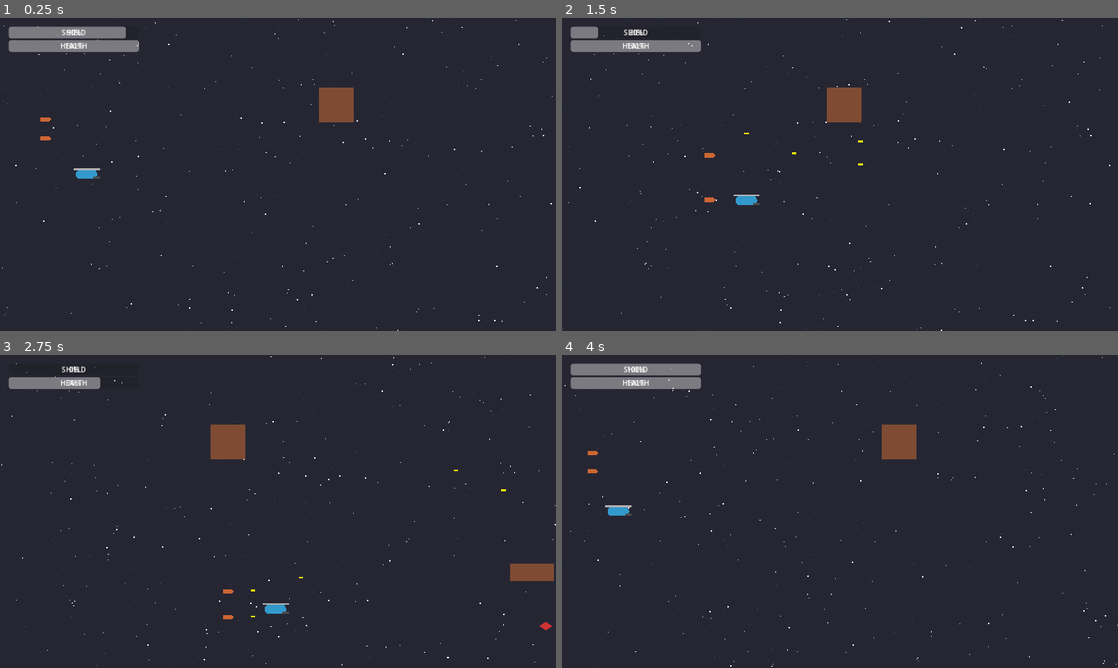
Above: before the commit, frames 1-4 (two rows, left to right).
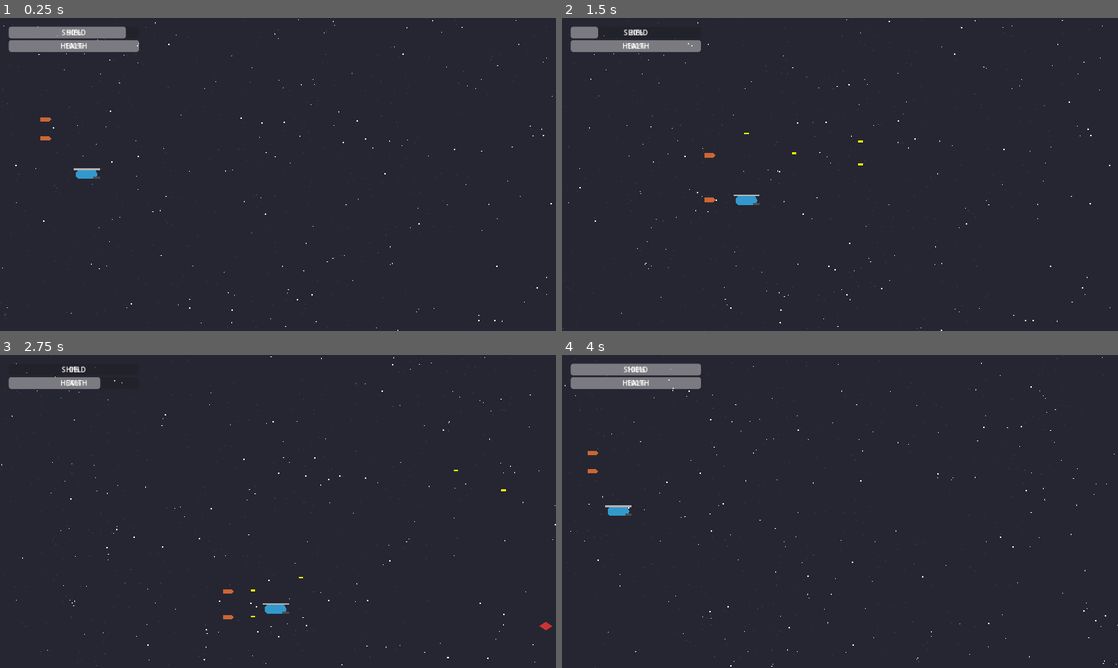
Above: after the commit, the same moments.

Repository: Colbertcn/g1-godot
Game: Godot game, scene res://scenes/main.tscn
Same seed, same stepped clock (60 frames per second), same inputs: the game is played once before the commit and once after it.
Inputs:
- Up to frame 1 (0.25 s): no input
- Up to frame 2 (1.5 s): tap Enter (ui_accept) at 0.5, 0.77 s; hold Right (ui_right) 0.53-1.28 s; hold Q (switch_weapon_mode) 0.53-1.28 s; tap E (switch_wingman_mode) at 0.8, 1.35 s; hold Down (ui_down) from 1.28 s (still down)
- Up to frame 3 (2.75 s): tap Enter (ui_accept) at 1.52 s; tap F (toggle_fire) at 1.55 s; release Down (ui_down) at 2.03 s; hold Right (ui_right) from 2.03 s (still down); hold F (toggle_fire) from 2.03 s (still down); tap Q (switch_weapon_mode) at 2.3 s
- Up to frame 4 (4 s): release Right (ui_right) at 2.78 s; release F (toggle_fire) at 2.78 s; hold Up (ui_up) 2.78-3.53 s; tap Q (switch_weapon_mode) at 2.85 s; tap Enter (ui_accept) at 3.02, 3.77 s; tap E (switch_wingman_mode) at 3.05 s; hold Left (ui_left) from 3.53 s (still down); hold E (switch_wingman_mode) from 3.53 s (still down); tap F (toggle_fire) at 3.8 s

The runs differ from the first frame. In frame 1, 0.7% of the frame differs, in the area x 57-64%, y 22-34%; in frame 2, 0.7%; in frame 3, 1.1%, in the area x 37-100%, y 22-73%; in frame 4, 0.7%.

Commit message:
同步主分支并实现核心游戏原型
- 切换并同步本地代码至 origin/main 分支。
- 重新实现 8 方向玩家移动、生命/护盾系统。
- 实现横向自动滚动关卡管理和视野限制。
- 实现敌人基础系统、Scout 侦察机及生成器。
- 实现经验值掉落、吸附及等级提升/升级菜单。
- 实现僚机系统及阵型切换逻辑。
- 添加 Stage 1 工业区阴雨氛围（粒子效果）。
- 清理 VSCode 配置并规范化文档命名。

Co-authored-by: Colbertcn <37299510+Colbertcn@users.noreply.github.com>

Diff:
--- /dev/null
+++ b/icon.svg
@@ -0,0 +1 @@
+<svg xmlns="http://www.w3.org/2000/svg" width="128" height="128"><rect width="124" height="124" x="2" y="2" fill="#363d52" stroke="#212532" stroke-width="4" rx="14"/><g fill="#fff" transform="translate(12.322 12.322)scale(.101)"><path d="M105 673v33q407 354 814 0v-33z"/><path fill="#478cbf" d="m105 673 152 14q12 1 15 14l4 67 132 10 8-61q2-11 15-15h162q13 4 15 15l8 61 132-10 4-67q3-13 15-14l152-14V427q30-39 56-81-35-59-83-108-43 20-82 47-40-37-88-64 7-51 8-102-59-28-123-42-26 43-46 89-49-7-98 0-20-46-46-89-64 14-123 42 1 51 8 102-48 27-88 64-39-27-82-47-48 49-83 108 26 42 56 81zm0 33v39c0 276 813 276 814 0v-39l-134 12-5 69q-2 10-14 13l-162 11q-12 0-16-11l-10-65H446l-10 65q-4 11-16 11l-162-11q-12-3-14-13l-5-69z"/><path d="M483 600c0 34 58 34 58 0v-86c0-34-58-34-58 0z"/><circle cx="725" cy="526" r="90"/><circle cx="299" cy="526" r="90"/></g><g fill="#414042" transform="translate(12.322 12.322)scale(.101)"><circle cx="307" cy="532" r="60"/><circle cx="717" cy="532" r="60"/></g></svg>
--- a/project.godot
+++ b/project.godot
@@ -1,3 +1,11 @@
+; Engine configuration file.
+; It's best edited using the editor UI and not directly,
+; since the parameters that go here are not all obvious.
+;
+; Format:
+;   [section] ; section goes between []
+;   param=value ; assign values to parameters
+
 config_version=5
 
 [application]
@@ -5,6 +13,7 @@
 config/name="2D Vehicle Shooter"
 run/main_scene="res://scenes/main.tscn"
 config/features=PackedStringArray("4.0", "Forward Plus")
+config/icon="res://icon.svg"
 
 [display]
 
@@ -56,4 +65,5 @@
 
 [rendering]
 
-renderer/rendering_method="mobile"
+renderer/rendering_method="gl_compatibility"
+renderer/rendering_method.mobile="gl_compatibility"
--- a/scenes/main.tscn
+++ b/scenes/main.tscn
@@ -10,6 +10,8 @@
 script = ExtResource("1_level_manager")
 
 [node name="HUD" parent="." instance=ExtResource("3_hud_scene")]
+
+[node name="UpgradeMenu" parent="." instance=ExtResource("4_upgrade_menu")]
 
 [node name="CanvasLayer" type="CanvasLayer" parent="."]
 layer = -1
@@ -29,8 +31,6 @@
 scale_amount_min = 1.0
 scale_amount_max = 2.0
 color = Color(0.4, 0.5, 0.6, 0.4)
-
-[node name="UpgradeMenu" parent="." instance=ExtResource("4_upgrade_menu")]
 
 [node name="ParallaxBackground" type="ParallaxBackground" parent="."]
 
@@ -70,25 +70,3 @@
 [connection signal="shield_changed" from="Player" to="HUD" method="_on_player_shield_changed"]
 [connection signal="level_up_triggered" from="Player" to="UpgradeMenu" method="show_menu"]
 [connection signal="upgrade_selected" from="UpgradeMenu" to="Player" method="_on_upgrade_selected"]
-
-[node name="Obstacles" type="Node2D" parent="."]
-
-[node name="Obstacle1" type="StaticBody2D" parent="Obstacles"]
-position = Vector2(800, 200)
-
-[node name="Polygon2D" type="Polygon2D" parent="Obstacles/Obstacle1"]
-polygon = PackedVector2Array(-40, -40, 40, -40, 40, 40, -40, 40)
-color = Color(0.5, 0.3, 0.2, 1)
-
-[node name="CollisionPolygon2D" type="CollisionPolygon2D" parent="Obstacles/Obstacle1"]
-polygon = PackedVector2Array(-40, -40, 40, -40, 40, 40, -40, 40)
-
-[node name="Obstacle2" type="StaticBody2D" parent="Obstacles"]
-position = Vector2(1500, 500)
-
-[node name="Polygon2D" type="Polygon2D" parent="Obstacles/Obstacle2"]
-polygon = PackedVector2Array(-50, -20, 50, -20, 50, 20, -50, 20)
-color = Color(0.5, 0.3, 0.2, 1)
-
-[node name="CollisionPolygon2D" type="CollisionPolygon2D" parent="Obstacles/Obstacle2"]
-polygon = PackedVector2Array(-50, -20, 50, -20, 50, 20, -50, 20)
--- a/scripts/enemy.gd
+++ b/scripts/enemy.gd
@@ -11,7 +11,6 @@
 @export var xp_gem_scene: PackedScene = preload("res://scenes/xp_gem.tscn")
 
 func _ready():
-	# Connect signal for collision with player if needed
 	area_entered.connect(_on_area_entered)
 	body_entered.connect(_on_body_entered)
 
@@ -29,15 +28,13 @@
 	if xp_gem_scene:
 		var gem = xp_gem_scene.instantiate()
 		gem.xp_amount = xp_value
-		# Add to the level, not as a child of the dying enemy
 		get_parent().add_child(gem)
 		gem.global_position = global_position
 
 func _on_area_entered(area):
-	# Bullet collision is usually handled by the bullet, but can be here too
 	pass
 
 func _on_body_entered(body):
 	if body.has_method("take_damage"):
 		body.take_damage(damage)
-		die() # Collision with player usually destroys small enemies
+		die()
--- a/scripts/enemy_scout.gd
+++ b/scripts/enemy_scout.gd
@@ -5,17 +5,9 @@
 @export var frequency: float = 2.0
 
 func _process(delta):
-	# Move left relative to the world
-	# Note: since the level manager moves the player and camera forward,
-	# we want the enemy to move "backwards" faster than the scroll speed to appear moving left.
-	# Or if they are static in the world, they will move left relative to the camera.
-
 	position.x -= speed * delta
-
-	# Sinusoidal vertical movement
 	time_passed += delta
 	position.y += sin(time_passed * frequency) * amplitude * delta
 
 func _on_visible_on_screen_notifier_2d_screen_exited():
-	# Clean up when off screen
 	queue_free()
--- a/scripts/level_manager.gd
+++ b/scripts/level_manager.gd
@@ -5,13 +5,9 @@
 @onready var player = $Player
 
 func _physics_process(delta):
-	# Move the camera forward
 	camera.position.x += scroll_speed * delta
-
-	# Move player with camera
 	player.position.x += scroll_speed * delta
 
-	# Clamp player within camera view
 	var viewport_rect = get_viewport_rect()
 	var camera_pos = camera.get_screen_center_position()
 	var half_width = (viewport_rect.size.x / camera.zoom.x) / 2
--- a/scripts/player.gd
+++ b/scripts/player.gd
@@ -1,19 +1,16 @@
 extends CharacterBody2D
 
-# Movement
+# 移动
 @export var speed: float = 300.0
 
-# Signals
+# 信号
 signal health_changed(current, max)
 signal shield_changed(current, max)
 signal level_up_triggered()
 
-# Stats
+# 属性
 @export var max_health: float = 100.0
 @export var max_shield: float = 100.0
-var level: int = 1
-var xp: float = 0.0
-var xp_to_next_level: float = 100.0
 var health: float = max_health:
 	set(value):
 		health = value
@@ -23,24 +20,28 @@
 		shield = value
 		shield_changed.emit(shield, max_shield)
 
-# Combat
+var level: int = 1
+var xp: float = 0.0
+var xp_to_next_level: float = 100.0
+
+# 战斗
 @export var bullet_scene: PackedScene = preload("res://scenes/bullet.tscn")
 var is_auto_firing: bool = true
-var fire_rate: float = 0.2 # Seconds between shots
+var fire_rate: float = 0.2
 var fire_timer: float = 0.0
 
-# Modes
-var weapon_mode: int = 0 # 0: Normal, 1: Alternated (to be implemented)
-var wingman_mode: int = 0: # 0: Concentrated, 1: Spread
+# 模式
+var weapon_mode: int = 0
+var wingman_mode: int = 0:
 	set(value):
 		wingman_mode = value
 		update_wingmen_positions()
 
-# Wingmen
+# 僚机
 @export var wingman_scene: PackedScene = preload("res://scenes/wingman.tscn")
 var wingmen: Array[Node2D] = []
 
-# Shield Regen
+# 护盾回复
 var shield_regen_interval: float = 10.0
 var shield_regen_timer: float = 0.0
 
@@ -53,51 +54,36 @@
 	health_changed.emit(health, max_health)
 	shield_changed.emit(shield, max_shield)
 
-	# Initial wingmen for testing
+	# 测试用：初始僚机
 	add_wingman()
 	add_wingman()
 
 func _physics_process(delta):
-	# 8-way movement
 	var direction = Input.get_vector("ui_left", "ui_right", "ui_up", "ui_down")
 	velocity = direction * speed
 	move_and_slide()
 
-	# Keep player within screen boundaries (handled by camera/level manager later)
-	# For now, just movement.
-
 func _process(delta):
-	# Auto-firing logic
 	if is_auto_firing:
 		fire_timer += delta
 		if fire_timer >= fire_rate:
 			shoot()
 			fire_timer = 0.0
 
-	# Shield Regeneration
 	shield_regen_timer += delta
 	if shield_regen_timer >= shield_regen_interval:
 		regen_shield()
 		shield_regen_timer = 0.0
 
 func _input(event):
-	# Toggle Auto-fire
-	if event.is_action_pressed("toggle_fire"): # Needs mapping in project.godot or handle manually
+	if event.is_action_pressed("toggle_fire"):
 		is_auto_firing = !is_auto_firing
-
-	# Manual shoot
 	if !is_auto_firing and event.is_action_pressed("ui_accept"):
 		shoot()
-
-	# Switch Weapon Mode
 	if event.is_action_pressed("switch_weapon_mode"):
 		weapon_mode = (weapon_mode + 1) % 2
-		print("Weapon Mode: ", weapon_mode)
-
-	# Switch Wingman Mode
 	if event.is_action_pressed("switch_wingman_mode"):
 		wingman_mode = (wingman_mode + 1) % 2
-		print("Wingman Mode: ", wingman_mode)
 
 func shoot():
 	if bullet_scene:
@@ -117,19 +103,17 @@
 	for i in range(wingmen.size()):
 		var wm = wingmen[i]
 		var target_offset = Vector2(-40, 0)
-		if wingman_mode == 0: # Concentrated
+		if wingman_mode == 0: # 集中
 			target_offset.y = (i + 1) * 20 if i % 2 == 0 else -(i + 1) * 20
 			target_offset.x = -40
-		else: # Spread
+		else: # 扩散
 			target_offset.y = (i + 1) * 50 if i % 2 == 0 else -(i + 1) * 50
 			target_offset.x = -60
-
 		wm.offset = target_offset
 
 func regen_shield():
 	var amount = max_shield * 0.2
 	shield = min(shield + amount, max_shield)
-	print("Shield Regened: ", shield)
 
 func take_damage(amount: float):
 	if shield > 0:
@@ -146,12 +130,7 @@
 		die()
 
 func die():
-	# Game Over logic
-	print("Player Died!")
 	get_tree().reload_current_scene()
-
-func get_auto_fire():
-	return is_auto_firing
 
 func add_xp(amount: float):
 	xp += amount
@@ -162,30 +141,18 @@
 	xp -= xp_to_next_level
 	level += 1
 	xp_to_next_level *= 1.2
-	print("Level Up! Level: ", level)
-
-	# Restore shield/health according to rules
 	health = min(health + max_health * 0.2, max_health)
-	# "升级时恢复20%" for host shield.
 	shield = min(shield + max_shield * 0.2, max_shield)
-
-	# Restore wingmen shields
 	for wm in wingmen:
-		wm.shield = wm.max_shield
-
-	trigger_upgrade_choice()
-
-func trigger_upgrade_choice():
+		if wm.has_method("restore_shield"):
+			wm.restore_shield()
 	level_up_triggered.emit()
 
 func _on_upgrade_selected(choice):
 	match choice:
-		1:
-			speed += 50
-			print("Upgraded Speed: ", speed)
-		2:
-			fire_rate = max(0.05, fire_rate - 0.02)
-			print("Upgraded Fire Rate: ", fire_rate)
-		3:
-			add_wingman()
-			print("Added Wingman. Total: ", wingmen.size())
+		1: speed += 50
+		2: fire_rate = max(0.05, fire_rate - 0.02)
+		3: add_wingman()
+
+func get_auto_fire():
+	return is_auto_firing
--- a/scripts/spawner.gd
+++ b/scripts/spawner.gd
@@ -26,7 +26,6 @@
 
 	var spawn_pos = Vector2.ZERO
 	spawn_pos.x = camera_pos.x + spawn_distance_ahead
-	# Random Y within viewport
 	var viewport_height = get_viewport_rect().size.y
 	spawn_pos.y = randf_range(50, viewport_height - 50)
 
--- a/scripts/wingman.gd
+++ b/scripts/wingman.gd
@@ -16,12 +16,9 @@
 	if not target:
 		return
 
-	# Follow target with offset
 	var target_pos = target.global_position + offset
 	global_position = global_position.lerp(target_pos, follow_speed * delta)
 
-	# Shooting logic (synced with auto-fire of player if desired, or independent)
-	# For now, independent auto-fire if player is auto-firing
 	if target.has_method("get_auto_fire") and target.get_auto_fire():
 		fire_timer += delta
 		if fire_timer >= fire_rate:
@@ -34,18 +31,11 @@
 		get_parent().add_child(bullet)
 		bullet.global_transform = muzzle.global_transform
 
+func restore_shield():
+	shield = max_shield
+
 func take_damage(amount: float):
 	shield -= amount
 	if shield <= 0:
-		deactivate()
-
-func deactivate():
-	# Visual only for now or disable
-	visible = false
-	set_process(false)
-	print("Wingman down!")
-
-func get_auto_fire():
-	if target and target.has_method("get_auto_fire"):
-		return target.get_auto_fire()
-	return false
+		visible = false
+		set_process(false)
--- a/scripts/xp_gem.gd
+++ b/scripts/xp_gem.gd
@@ -7,7 +7,6 @@
 var target: Node2D = null
 
 func _ready():
-	# Try to find player in group
 	var players = get_tree().get_nodes_in_group("player")
 	if players.size() > 0:
 		target = players[0]
Not shown, added: icon.svg.import
Not shown: 1 places in scenes/main.tscn that only renumber resources
Not shown, added: .editorconfig
Not shown, added: .gitattributes
Not shown, added: .gitignore
Not shown, added: docs/Design/Todo.md
Not shown, added: docs/Design/世界观大纲.md
Not shown, added: docs/Design/设计核心.md
Not shown, added: docs/README.md
Not shown, added: docs/_reference/kiro/specs/quantitative-stock-screening/design.md
Not shown, added: docs/_reference/kiro/specs/quantitative-stock-screening/requirements.md
Not shown, added: docs/_reference/kiro/specs/quantitative-stock-screening/tasks.md
(and 1 more such lines)
